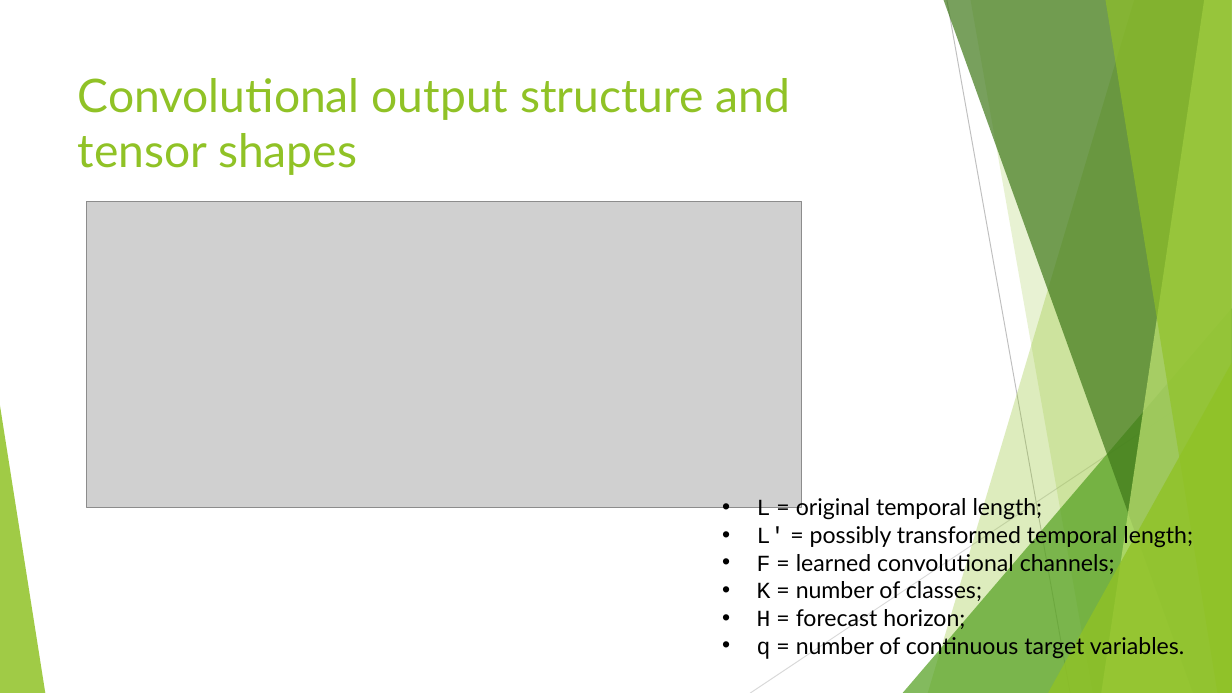
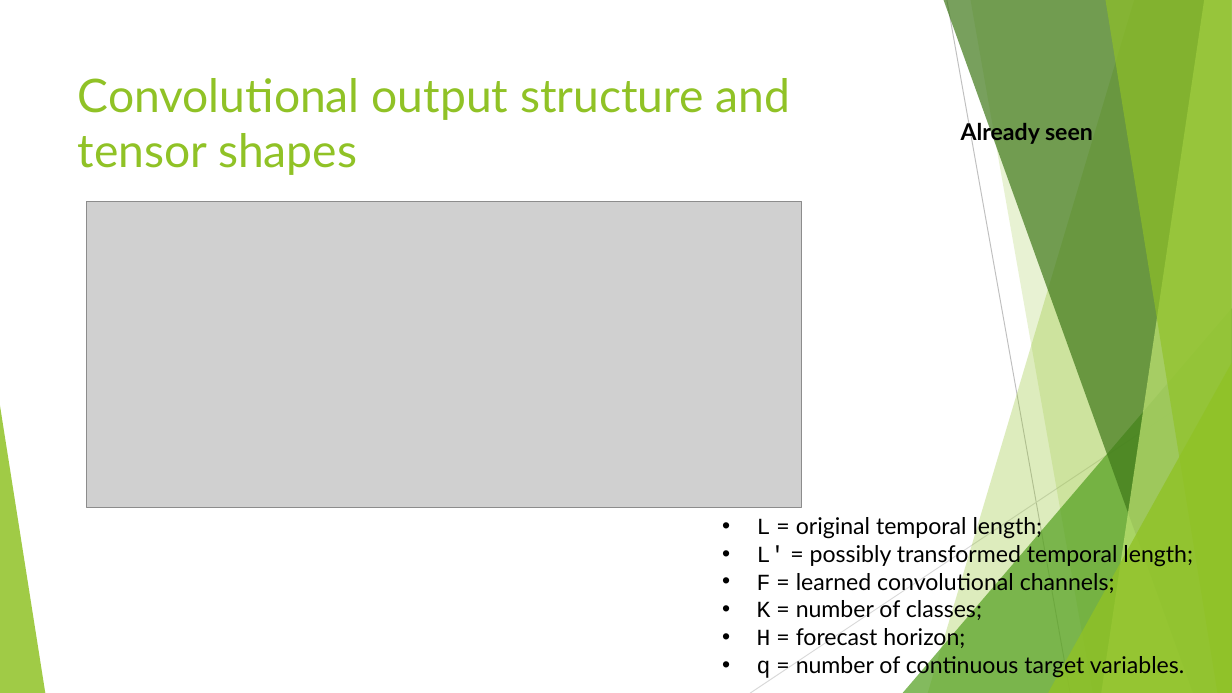
Before and after one commit to FranzGH/timeseries, a slide deck: slide 227 of Slides/05 CNNs.pptx. Drawn at 1232x693 pixels with LibreOffice and Linux fonts; fonts in the diff are those of the drawing; grey boxes stand for pictures. Boxes give left, top, right and bottom in pixels: in the first picture for what was removed or moved away, otherwise in the second. Text is boxed around its words. In the diff, an @@ line names an element or a change of style, - is before the commit and + after.

```diff
--- a/Slides/05 CNNs.pptx
+++ b/Slides/05 CNNs.pptx
@@ text added at [961,119,1093,145], 18 pt, text #000000, bold @@
+Already seen
@@ text "L = original temporal length;": place and size @@
-text "L = original temporal length;" at [757,495,1193,659]
+text "L = original temporal length;" at [757,514,1193,679]
```
Also in this commit, not shown: 32 other slides changed, 1 slide added, 5 other files.
